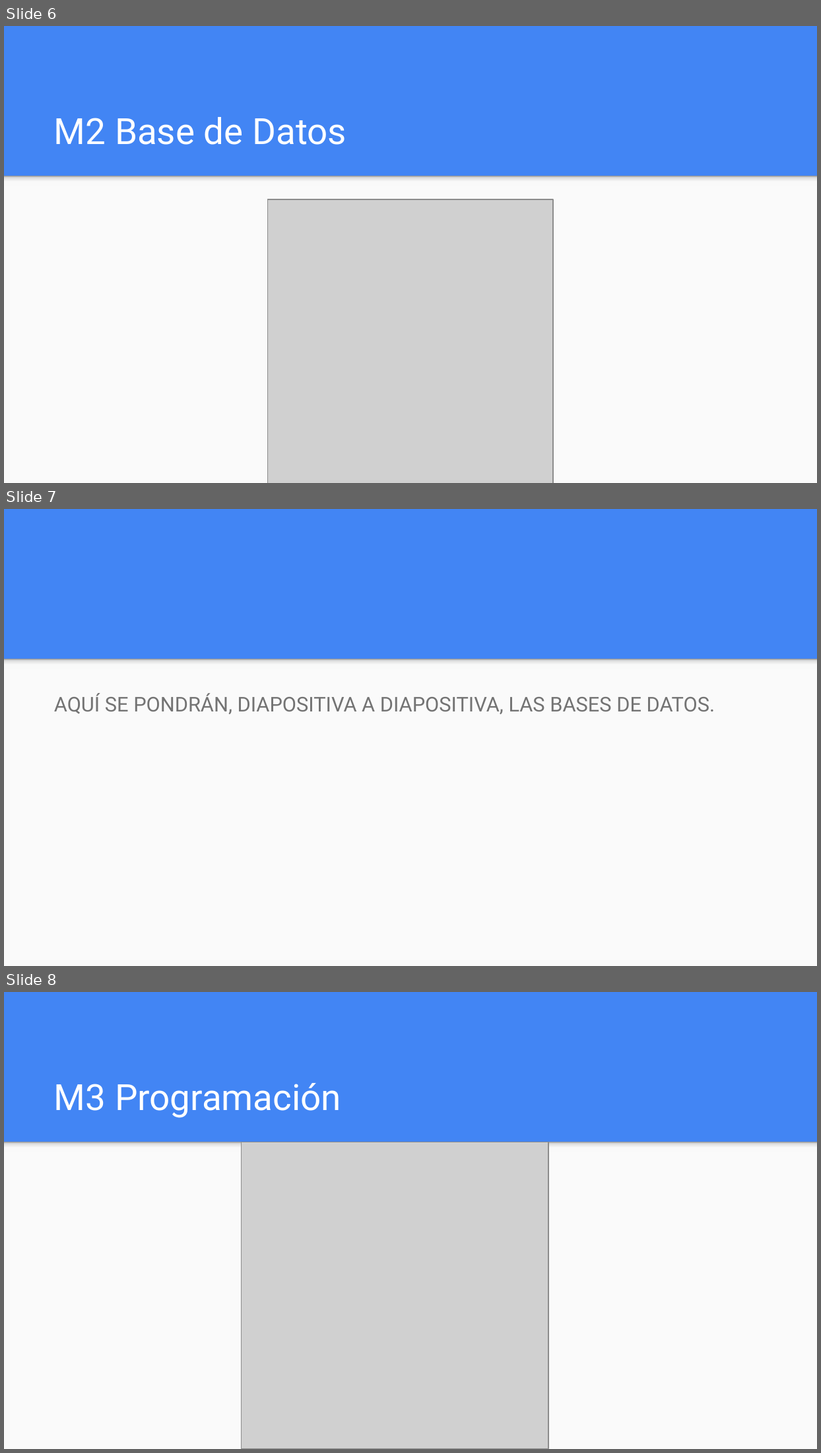
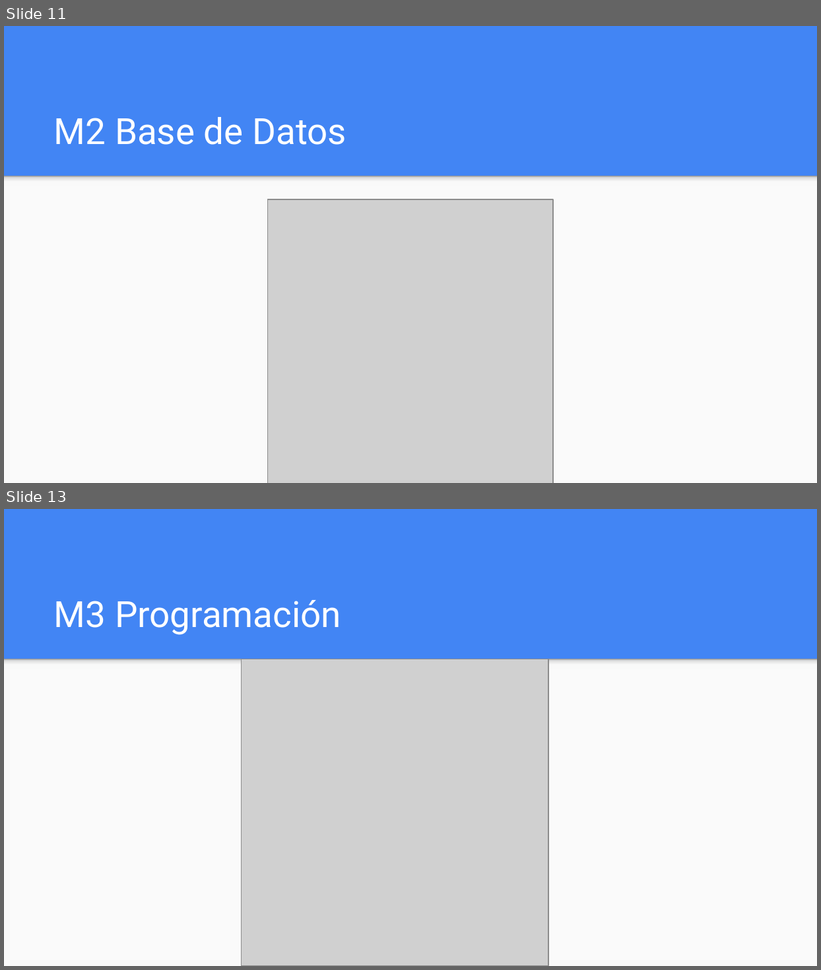
Before and after one commit to JGomezSimon/ProyectoBattle, a slide deck: m1/Presentación Proyecto.pptx. Shown one above the other, each under a label of ours: slides 6, 7 and 8 before the commit, slides 11 and 13 after it; the slides between them are not shown. The pictures are 821x1453 and 821x970 pixels, drawn with LibreOffice and Linux fonts; fonts in the diff are those of the drawing; grey boxes stand for pictures. Boxes give left, top, right and bottom in pixels: in the first picture for what was removed or moved away, otherwise in the second. Text is boxed around its words. In the diff, an @@ line names an element or a change of style, - is before the commit and + after.

```diff
--- a/m1/Presentación Proyecto.pptx
+++ b/m1/Presentación Proyecto.pptx
@@ slide 7 removed at [4, 509, 817, 966], background #4285F4; not listed: 2 template elements that a slide beside it also shows @@
@@ text removed at [54, 693, 715, 714] @@
-AQUÍ SE PONDRÁN, DIAPOSITIVA A DIAPOSITIVA, LAS BASES DE DATOS.
@@ what was slide 6 is now slide 11 @@
@@ what was slide 8 is now slide 13 @@
```
Also in this commit, not shown: 1 slide changed, 11 slides added, 3 other slides removed.
